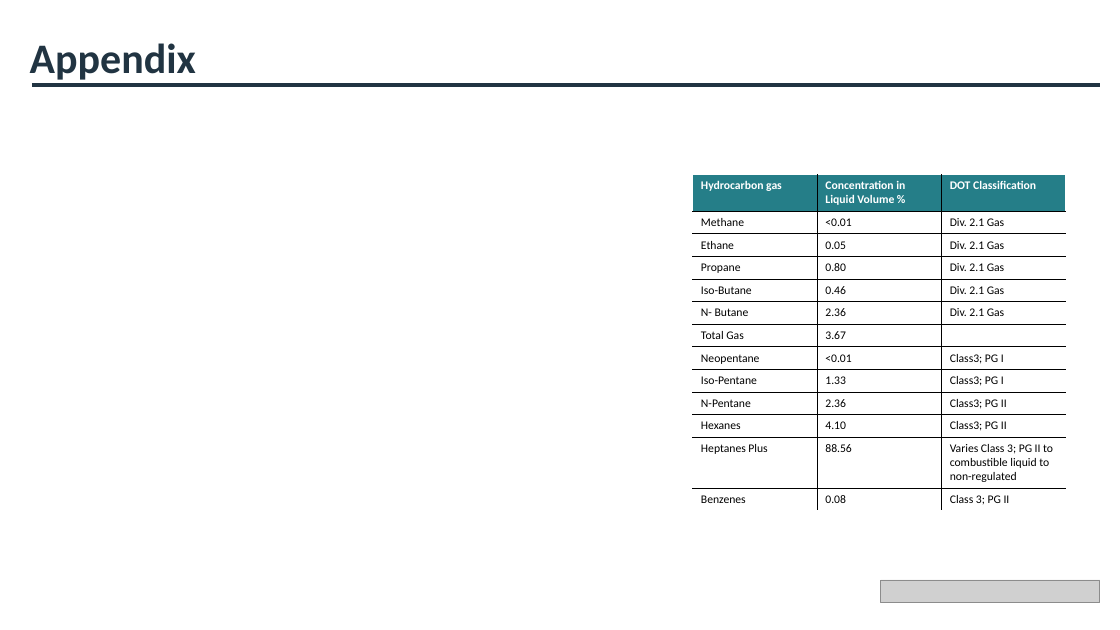
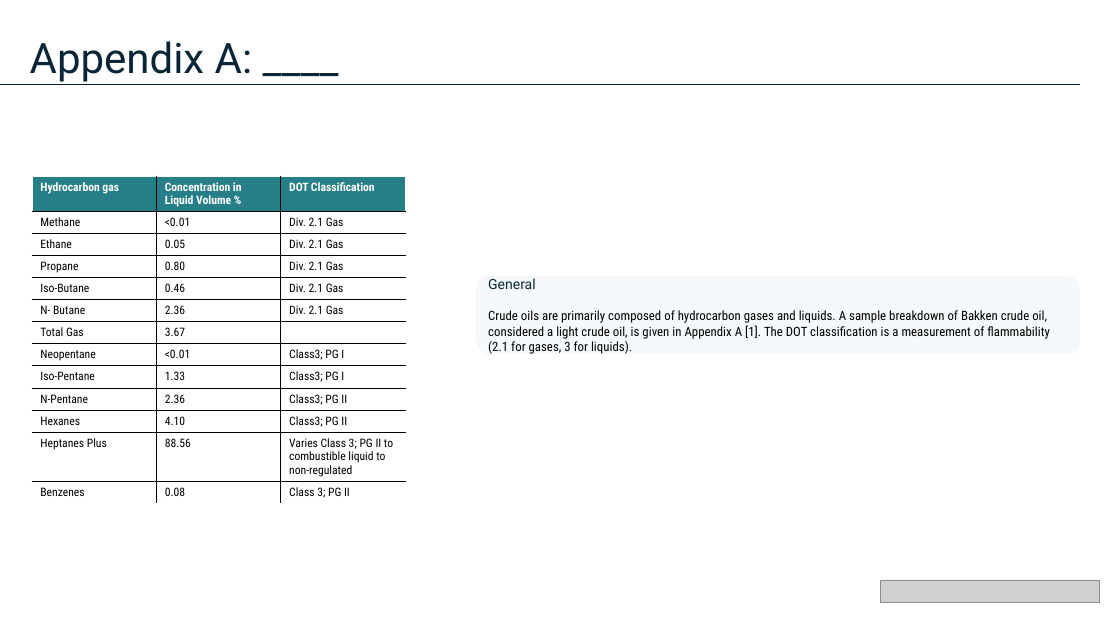
Before and after one commit to cameronmackinnon/crude_oil_accidents, a slide deck: slide 18 of presentations/Pipeline Accidents Presentation v0.pptx. Drawn at 1120x630 pixels with LibreOffice and Linux fonts; fonts in the diff are those of the drawing; grey boxes stand for pictures. Boxes give left, top, right and bottom in pixels: in the first picture for what was removed or moved away, otherwise in the second. Text is boxed around its words. In the diff, an @@ line names an element or a change of style, - is before the commit and + after.

```diff
--- a/presentations/Pipeline Accidents Presentation v0.pptx
+++ b/presentations/Pipeline Accidents Presentation v0.pptx
@@ text at bbox=[30, 41, 253, 82]: text changed; font Calibri to Roboto; text colour #213442 to #0A2636; bold off @@
-Appendix
+Appendix A: ____
@@ line moved from (32, 85) - (1100, 85) to (0, 85) - (1081, 85) @@
@@ line (0, 85) - (1081, 85): stroke #213442 3 pt to #0A2636 1 pt @@
@@ table at bbox=[32, 176, 405, 510] @@
@@ font Calibri to Roboto Condensed @@
@@ table: place and size @@
-table at bbox=[693, 175, 1066, 508]
+table at bbox=[32, 176, 405, 510]
@@ rounded rectangle added at bbox=[476, 276, 1081, 354], fill #F6F9FB, 11 pt, text #000000 @@
+General
+Crude oils are primarily composed of hydrocarbon gases and liquids. A sample breakdown of Bakken crude oil, considered a light crude oil, is given in Appendix A [1]. The DOT classification is a measurement of flammability (2.1 for gases, 3 for liquids).
```
Also in this commit, not shown: 16 other slides changed, 1 slide added, 6 slides removed, 2 other files.
